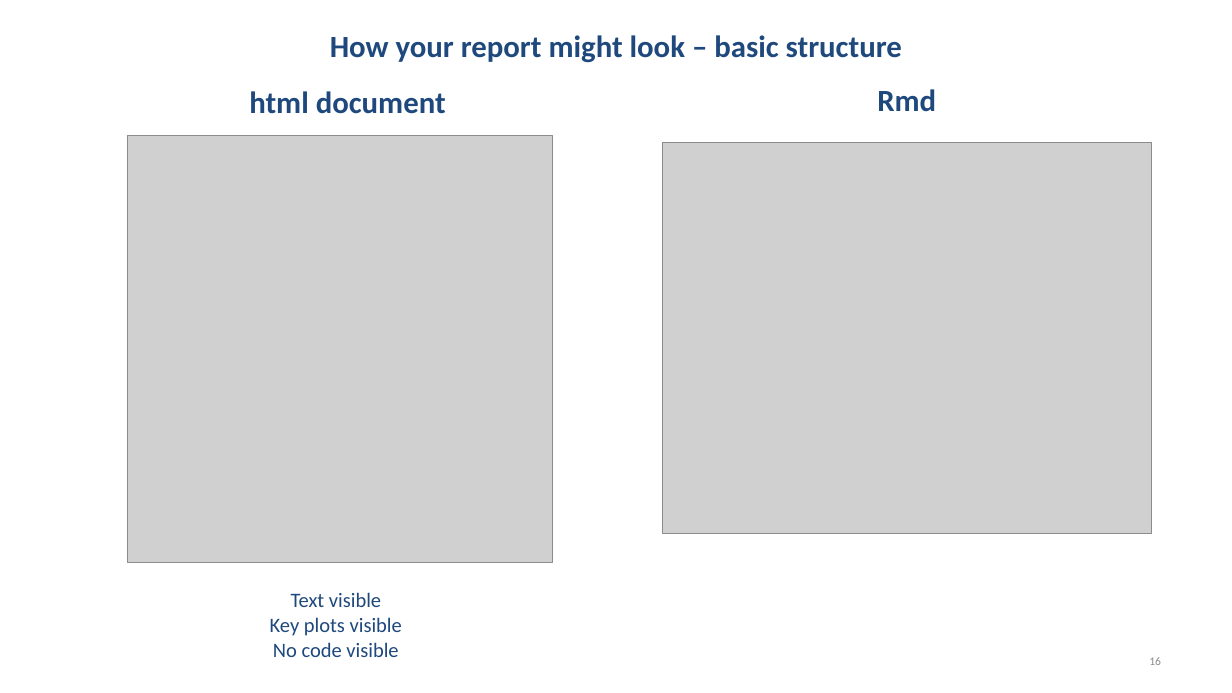
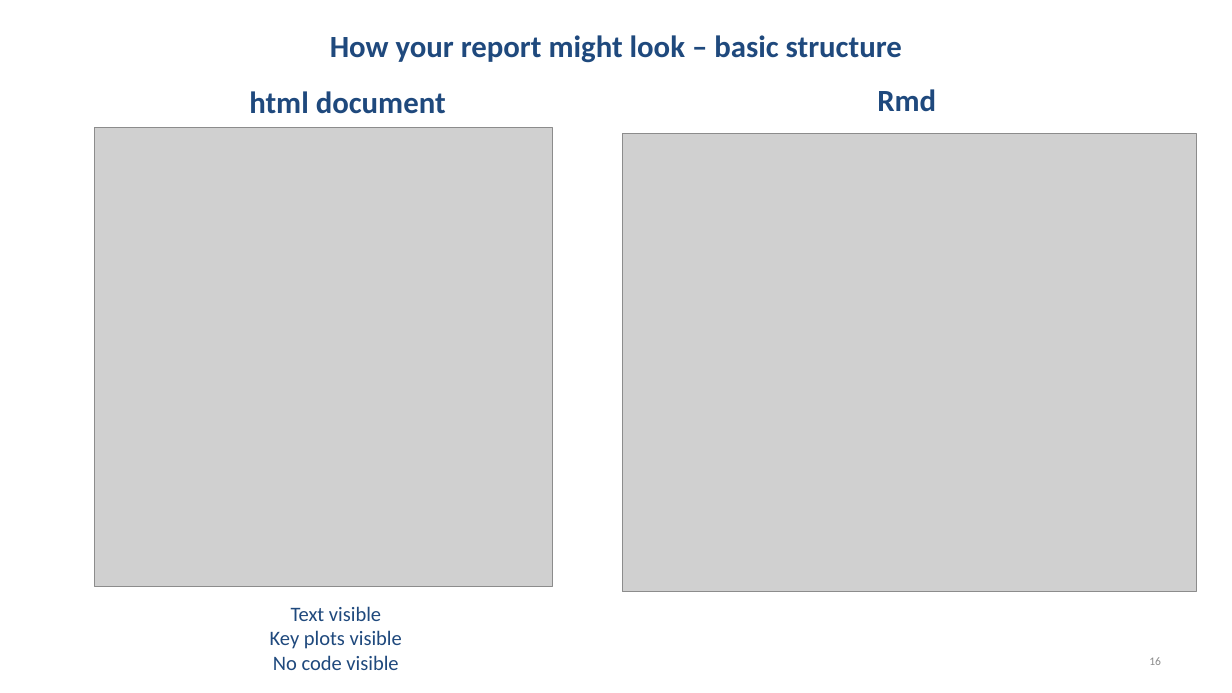
Before and after one commit to chrisjberry/datafluencyCB, a slide deck: slide 16 of docs/slides/PSYC753_Rmd_Support.pptx. Drawn at 1232x693 pixels with LibreOffice and Linux fonts; fonts in the diff are those of the drawing; grey boxes stand for pictures. Boxes give left, top, right and bottom in pixels: in the first picture for what was removed or moved away, otherwise in the second. Text is boxed around its words. In the diff, an @@ line names an element or a change of style, - is before the commit and + after.

```diff
--- a/docs/slides/PSYC753_Rmd_Support.pptx
+++ b/docs/slides/PSYC753_Rmd_Support.pptx
@@ picture: place and size @@
-picture at [128, 136, 553, 563]
+picture at [94, 128, 552, 587]
@@ picture: place and size @@
-picture at [663, 143, 1152, 534]
+picture at [622, 133, 1196, 592]
@@ text "Text visible": place and size @@
-text "Text visible" at [270, 592, 402, 657]
+text "Text visible" at [270, 606, 402, 670]
```
Also in this commit, not shown: 1 other slide changed.
